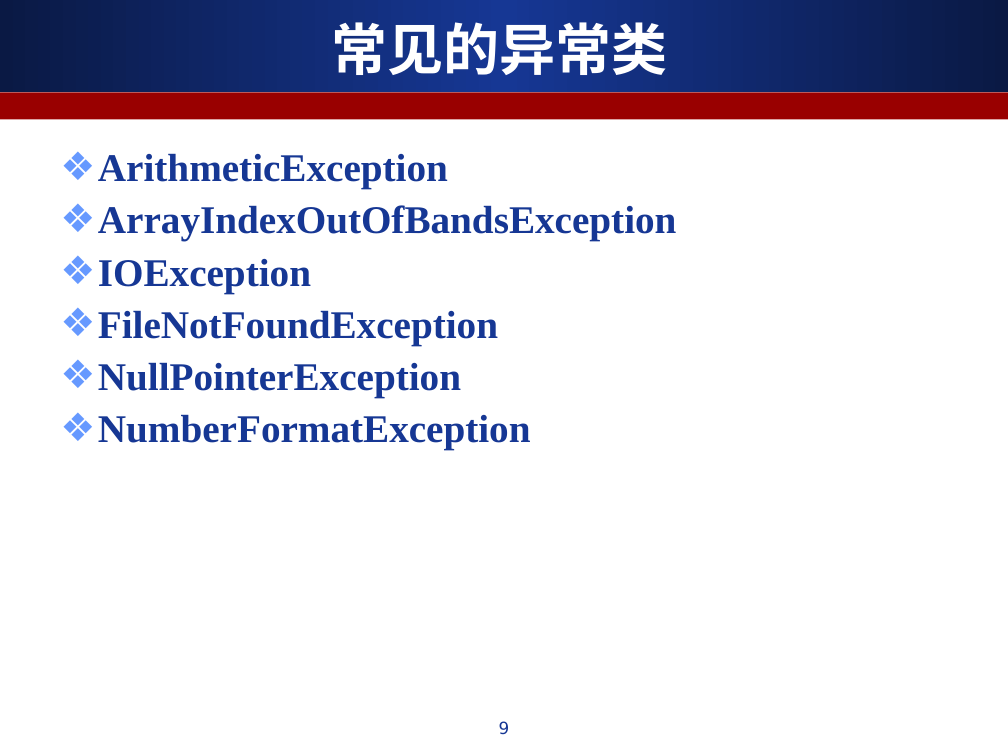
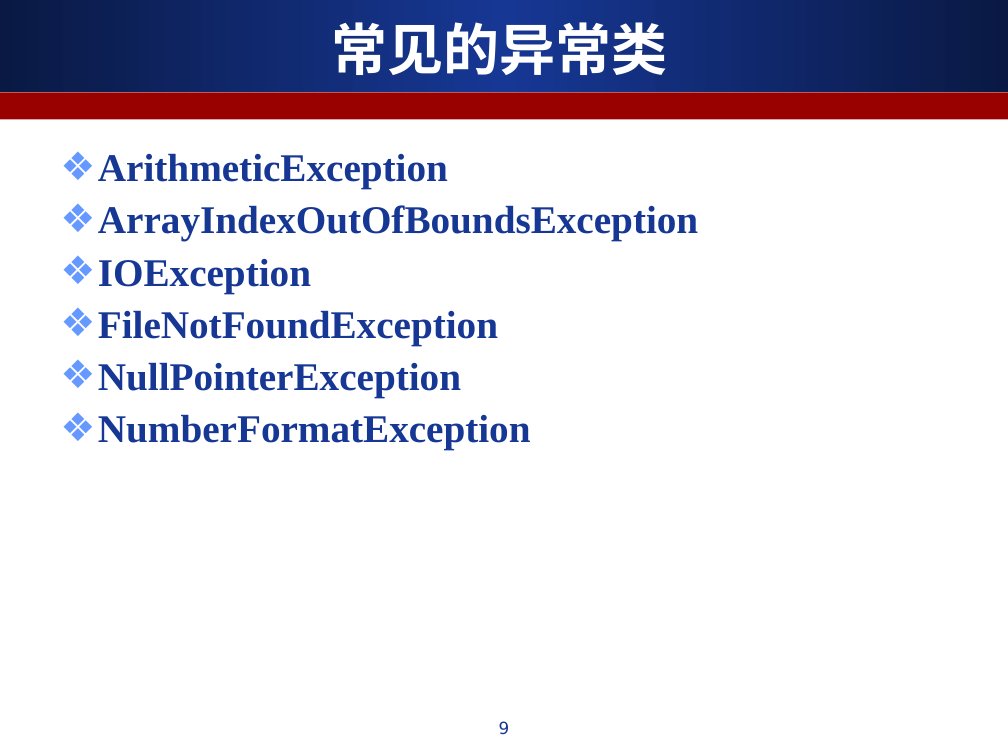
Before and after one commit to ALiberInc/Training, a slide deck: slide 9 of Java/第六章_异常处理.ppt. Drawn at 1008x756 pixels with LibreOffice and Linux fonts; fonts in the diff are those of the drawing. Boxes give left, top, right and bottom in pixels: in the first picture for what was removed or moved away, otherwise in the second. Text is boxed around its words. In the diff, an @@ line names an element or a change of style, - is before the commit and + after.

Commit message:
修改小错误

```diff
--- a/Java/第六章_异常处理.ppt
+++ b/Java/第六章_异常处理.ppt
@@ text at (98, 205, 698, 241): text changed @@
-❖ ArrayIndexOutOfBandsException
+❖ ArrayIndexOutOfBoundsException
```
